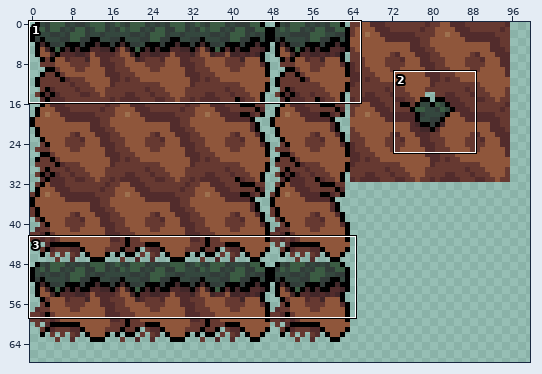
A sprite sheet gets an edit: sprites/Tiles.png. The picture above shows the old version from afar; the outline marks the close-up.
Close-up. Old version:
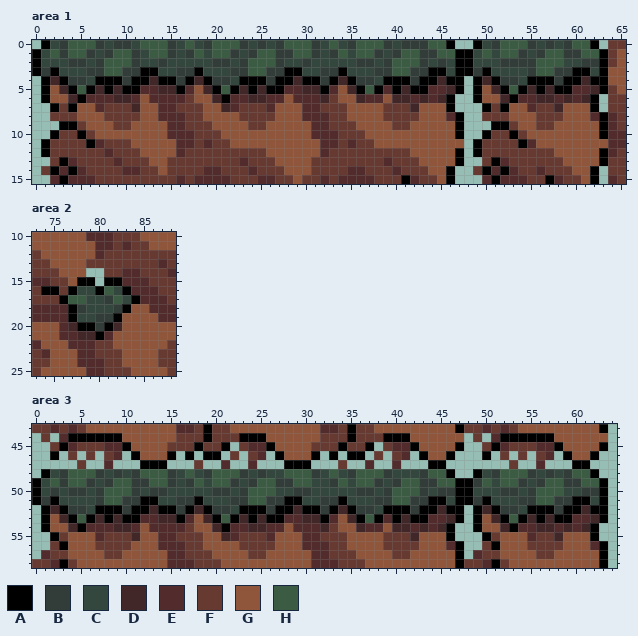
The file is 128x128 pixels. Shown: area 1: x 0..65, y 0..15; area 2: x 73..88, y 10..25; area 3: x 0..64, y 43..58. The wide view leaves out empty margins.
Palette (. is transparent): A #000000  B #323c39  C #34473e  D #422729  E #522c2c  F #663931  G #8f563b  H #3b5c43
Now the later version:
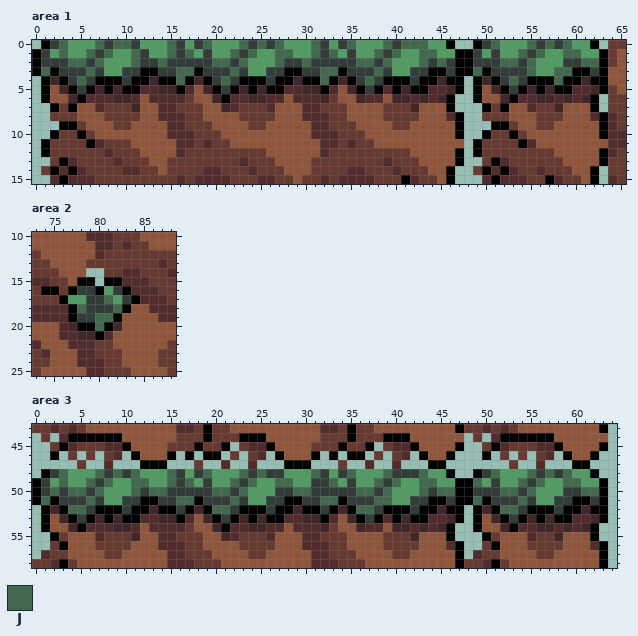
Colours new in this view: J #42694d
Changes in this commit:
colour H: #3b5c43 -> #529c64
Changed rows in their new state; - is a pixel that keeps its letter.
Area 1:
first column x 1:
 0 -BJ---JBJJB---JB-BJ---JBJBJ---JB-BJ---JBJJJ------BJ---JBJBJ---
 1 B-J--JBJ--JB--JBJ-B--JBJ--JJ--JBJ-B--JBJ--JJ----B-B--JBJ--JJ--
 2 BBBJJBJ---JBBJBBBBBJJBJ---JBBJBBBBBJJBJ---JBJB--BBBJJ-J---BBJJ
 3 J-BBBJ-------BBJJ-BBBJ-------BBJJ-BBBJ-------B--J-BBBBJ--JJ--B
 4 ----JB---------J----JB---------J----JB--------------JB---J----
 5 ----B---------------B---------------B---------------B---------
Area 2:
first column x 78:
16 BB--B-
17 -BBJ-B
18 JBBBJ-
19 BBJJ--
20 --J---
Area 3:
first column x 1:
48 -BJ---JBJBJ---JB-BJ---JBJBB---JB-BJ---JBBBJ------BJ---JBJBJ---
49 B-J--JBJ--JJ--JBJ-B--JBJ--JJ--BBJ-B--JBJ--JJ----J-B--JBJ--JJ--
50 BJBJJBJ---JBJJBBBBBJJBJ---BBJJBBBBBJJBJ---JBJJ--BBBJJBJ---BBJJ
51 J-BBBJ-------BBJJ-BBBJ-------BBJJ-BBBJJ------B--J-BBBJ-------B
52 ---JJB-------------JJB-------------JJB-------------JJB--------
53 ----B---------------B---------------B---------------B---------
